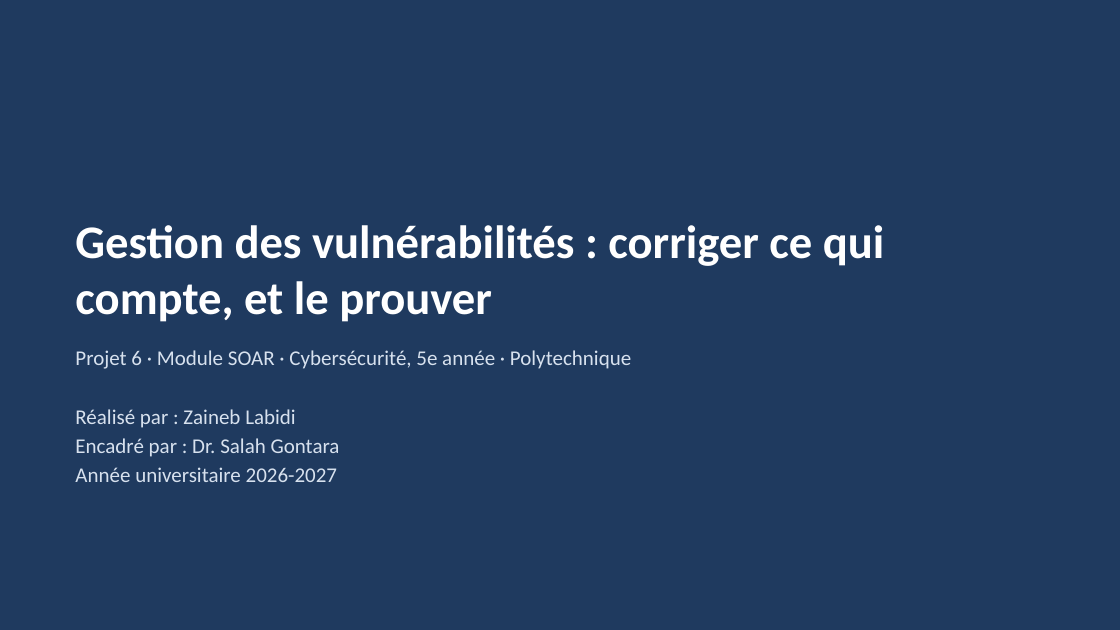
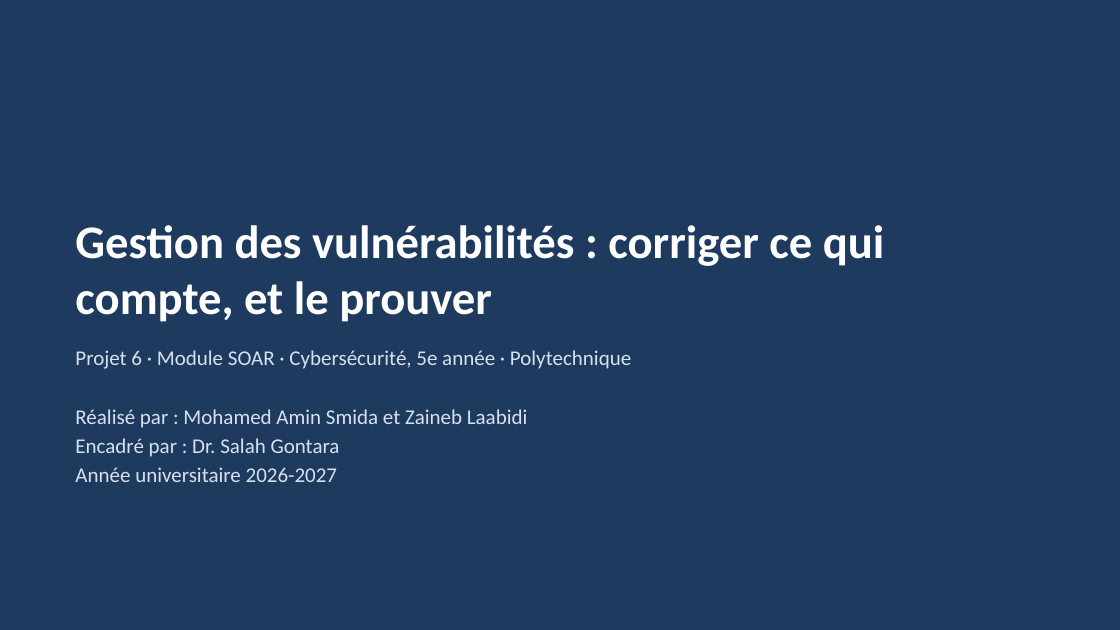
Before and after one commit to aminsmida2022-alt/Vulproject, a slide deck: slide 1 of documentation/presentation/Presentation_Gestion_Vulnerabilites_v2.pptx. Drawn at 1120x630 pixels with LibreOffice and Linux fonts; fonts in the diff are those of the drawing. Boxes give left, top, right and bottom in pixels: in the first picture for what was removed or moved away, otherwise in the second. Text is boxed around its words. In the diff, an @@ line names an element or a change of style, - is before the commit and + after.

```diff
--- a/documentation/presentation/Presentation_Gestion_Vulnerabilites_v2.pptx
+++ b/documentation/presentation/Presentation_Gestion_Vulnerabilites_v2.pptx
@@ text at (x1=75, y1=409, x2=528, y2=428): text changed @@
-Réalisé par : Zaineb Labidi
+Réalisé par : Mohamed Amin Smida et Zaineb Laabidi
```
Also in this commit, not shown: 3 other files.
